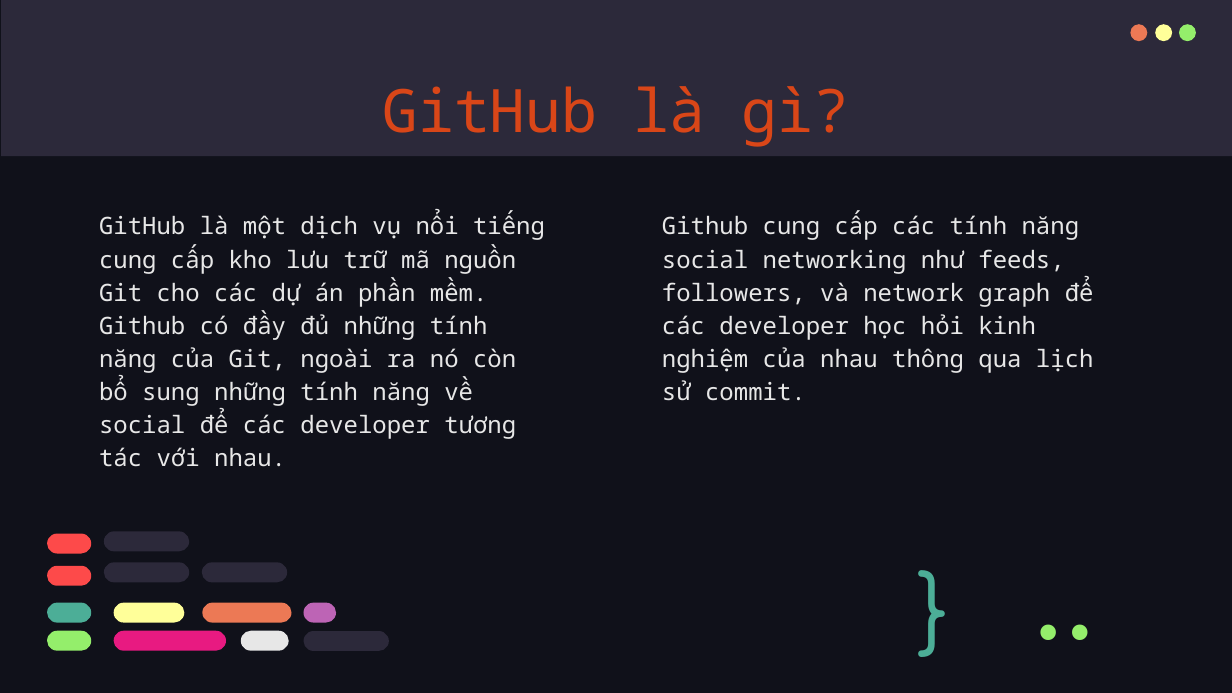
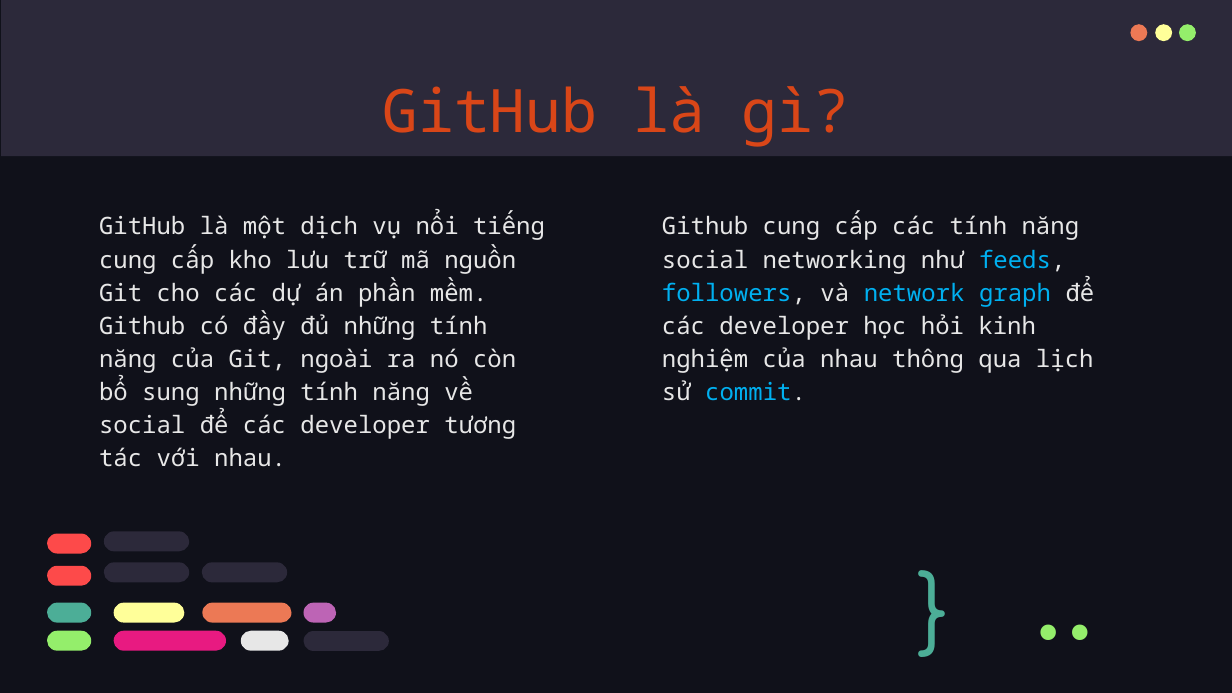
Before and after one commit to qNam145/CNPM, a slide deck: slide 4 of CNPM.pptx. Drawn at 1232x693 pixels with LibreOffice and Linux fonts; fonts in the diff are those of the drawing. Boxes give left, top, right and bottom in pixels: in the first picture for what was removed or moved away, otherwise in the second. Text is boxed around its words. In the diff, an @@ line names an element or a change of style, - is before the commit and + after.

```diff
--- a/CNPM.pptx
+++ b/CNPM.pptx
@@ subtitle "Github cung cấp các tính ..." at [662, 212, 1095, 401]: text colour #E7E7E7 to #00B0F0 in "feeds, followers, network graph commit." @@
```
Also in this commit, not shown: 10 other slides changed, 1 slide removed.
